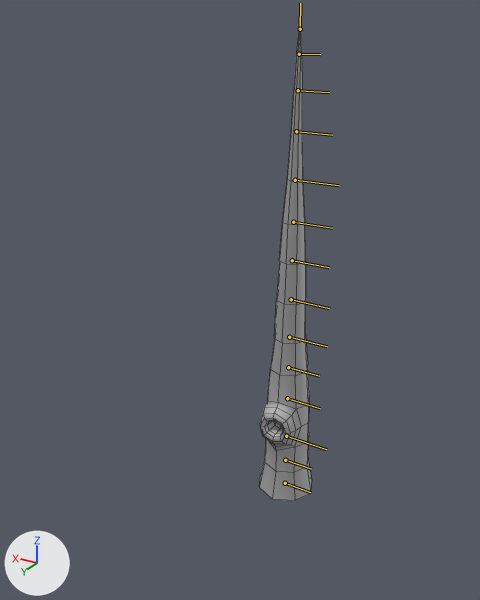
One commit to the FBX model workers/unity/Assets/3D/Characters/Neutral/Rootling/RootlîngAnimation.fbx: the scene before it, then after it.
Both versions are drawn from a camera (50 mm lens) standing at (-2.15, 4.37, 3.87) and looking at (0.14, 0.55, 1.96). Every picture has the same lights, and +X, +Y and +Z are marked at lower left. The bones that bend it are drawn over the model as lines. Mesh edges are drawn as thin lines.

In view in the first picture: 'mRootling'.
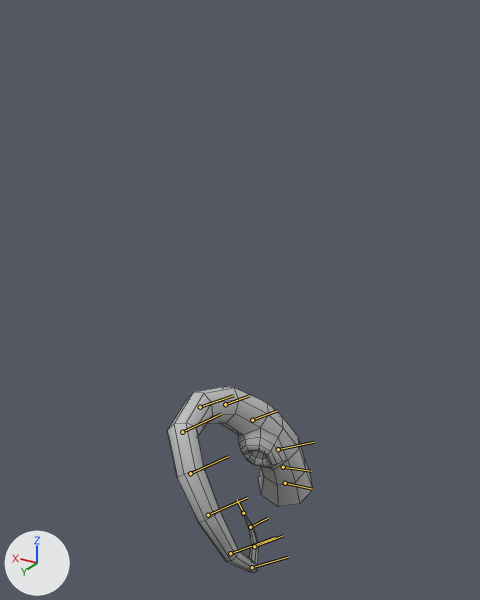
The newer file adds an action. The first version stands in its rest pose; the second is drawn at frame 31 of the action 'RootlingWoundUpLoop'.

Location of each change, (x1, y1, x2, y2) in pixels of the pictures (480 x 600 px):
'mRootling', posed (172% wider, 60% shorter): before (259, 27, 312, 501); after (167, 386, 313, 573)
bone 'Spine', root to tip: before (285, 483) to (310, 492); after (285, 483) to (312, 489)
bone 'Spine1', root to tip: before (285, 460) to (311, 469); after (283, 467) to (311, 471)
bone 'Spine2', root to tip: before (286, 436) to (326, 449); after (278, 449) to (314, 442)
bone 'Spine3', root to tip: before (287, 398) to (320, 408); after (252, 420) to (277, 410)
bone 'Spine4', root to tip: before (288, 367) to (319, 376); after (225, 404) to (249, 395)
bone 'Spine5', root to tip: before (289, 337) to (327, 346); after (200, 407) to (233, 395)
bone 'Spine6', root to tip: before (291, 299) to (329, 308); after (182, 432) to (221, 414)
bone 'Spine7', root to tip: before (292, 260) to (329, 267); after (190, 473) to (228, 456)
bone 'Spine8', root to tip: before (293, 222) to (332, 228); after (208, 515) to (247, 497)
bone 'Spine9', root to tip: before (295, 180) to (339, 185); after (230, 553) to (275, 537)
bone 'Spine10', root to tip: before (296, 131) to (332, 135); after (252, 567) to (288, 557)
bone 'Spine11', root to tip: before (298, 90) to (329, 92); after (254, 546) to (283, 535)
bone 'Spine12', root to tip: before (299, 54) to (320, 54); after (250, 527) to (268, 518)

The edits, one by one:
Bone 'Root' (bone_root) turns from (0, 0, 0) to (0, 16, 0) degrees about its own x, y and z.
Bone 'Spine' (bone_spine) turns from (0, 0, 0) to (12, 3, 4) degrees about its own x, y and z.
Bone 'Spine1' (bone_spine1) turns from (0, 0, 0) to (0, 0, -6) degrees about its own x, y and z.
Bone 'Spine2' (bone_spine2) turns from (0, 0, 0) to (0, -3, -27) degrees about its own x, y and z.
Bone 'Spine3' (bone_spine3) turns from (0, 0, 0) to (0, 15, -7) degrees about its own x, y and z.
Bone 'Spine4' (bone_spine4) turns from (0, 0, 0) to (0, 30, 2) degrees about its own x, y and z.
Bone 'Spine5' (bone_spine5) turns from (0, 0, 0) to (0, 34, 10) degrees about its own x, y and z.
Bone 'Spine6' (bone_spine6) turns from (0, 0, 0) to (0, 38, 16) degrees about its own x, y and z.
Bone 'Spine7' (bone_spine7) turns from (0, 0, 0) to (0, 28, 0) degrees about its own x, y and z.
Bone 'Spine8' (bone_spine8) turns from (0, 0, 0) to (0, 16, 0) degrees about its own x, y and z.
Bone 'Spine9' (bone_spine9) turns from (0, 0, 0) to (0, 40, -3) degrees about its own x, y and z.
Bone 'Spine10' (bone_spine10) turns from (0, 0, 0) to (0, 52, -7) degrees about its own x, y and z.
Bone 'Spine11' (bone_spine11) turns from (0, 0, 0) to (0, 10, -9) degrees about its own x, y and z.
Bone 'Spine12' (bone_spine12) turns from (0, 0, 0) to (0, 14, -10) degrees about its own x, y and z.
